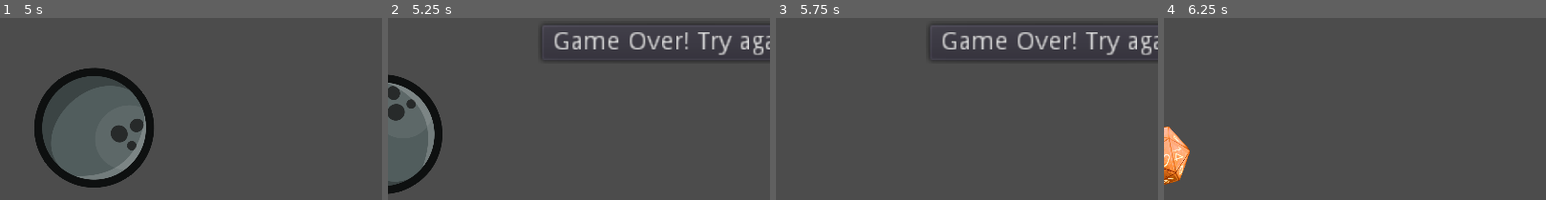
Above: before the commit, frames 1-4 (left to right).
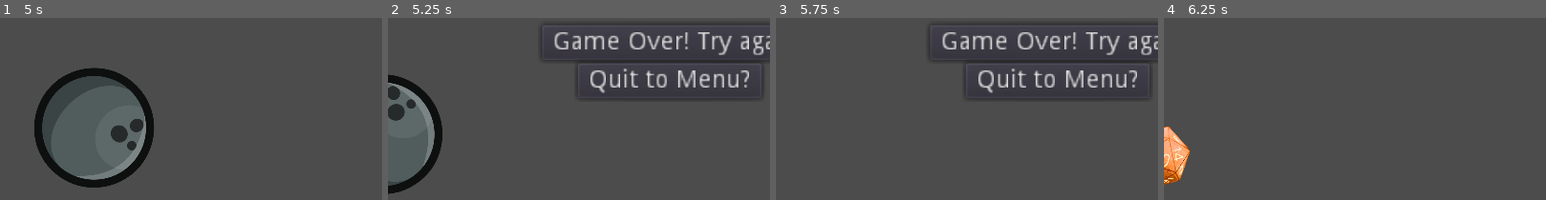
Above: after the commit, the same moments.

Repository: Loupine/DiceRoll2D
Game: Godot game, scene res://World/World.tscn
Same seed, same stepped clock (60 frames per second), same inputs: the game is played once before the commit and once after it.
Inputs:
- Up to frame 1 (5 s): hold Space (jump) 0.53-1.28 s; tap Space (jump) at 1.35, 1.52, 1.82, 2.85, 3.02, 3.32, 4.35, 4.52, 4.82 s; hold Space (jump) 2.03-2.78 s; hold Space (jump) 3.53-4.28 s
- Up to frame 2 (5.25 s): hold Space (jump) from 5.03 s (still down)
- Up to frame 3 (5.75 s): keep holding Space (jump)
- Up to frame 4 (6.25 s): release Space (jump) at 5.75 s; click "Game Over! Try again?" at 5.75 s
The pictures show only the part of the screen within x 11-61%, y 50-100%; the shares and areas given below are measured in that part.

Frame 1 is identical in both runs. In frame 2, 1.7% of the frame differs, in the area x 49-98%, y 27-45%; in frame 3, 1.7%; in frame 4, nothing differs.

Commit message:
Add main menu and add menu button to world

Diff:
--- /dev/null
+++ b/project/MainMenu/MainMenu.gd
@@ -0,0 +1,7 @@
+extends Control
+
+
+
+
+func _on_PlayButton_pressed()-> void:
+	var _ignored := get_tree().change_scene("res://World/World.tscn")
--- /dev/null
+++ b/project/MainMenu/MainMenu.tscn
@@ -0,0 +1,35 @@
+[gd_scene load_steps=2 format=2]
+
+[ext_resource path="res://MainMenu/MainMenu.gd" type="Script" id=1]
+
+[node name="MainMenu" type="Control"]
+anchor_right = 1.0
+anchor_bottom = 1.0
+script = ExtResource( 1 )
+
+[node name="PlayButton" type="Button" parent="."]
+margin_left = 577.0
+margin_top = 316.0
+margin_right = 617.0
+margin_bottom = 336.0
+rect_scale = Vector2( 3, 3 )
+text = "Roll!"
+
+[node name="Title" type="Label" parent="."]
+margin_left = 534.0
+margin_top = 153.0
+margin_right = 587.0
+margin_bottom = 167.0
+rect_scale = Vector2( 4, 4 )
+text = "DiceRoll"
+
+[node name="ControlsLabel" type="Label" parent="."]
+margin_left = 1.0
+margin_top = 530.0
+margin_right = 427.0
+margin_bottom = 560.0
+rect_scale = Vector2( 3, 3 )
+text = "Press space to jump!"
+align = 1
+
+[connection signal="pressed" from="PlayButton" to="." method="_on_PlayButton_pressed"]
--- a/project/World/World.gd
+++ b/project/World/World.gd
@@ -7,10 +7,11 @@
 onready var ball_obstacle_preload := preload("res://Obstacles/BallObstacle.tscn")
 onready var obstacle_spawn_timer := get_node("ObstacleSpawnTimer")
 onready var restart_button := get_node("RestartButton")
+onready var menu_button := get_node("MenuButton")
 onready var score_label := get_node("ScoreLabel")
 
 
-func _process(_delta):
+func _process(_delta)-> void:
 	if player_died == false:
 		score += 1
 		score_label.text = String(score)
@@ -24,8 +25,13 @@
 
 func _on_Player_player_died()-> void:
 	restart_button.rect_position.x = 400
+	menu_button.rect_position.x = 460
 	player_died = true
 
 
 func _on_RestartButton_pressed()-> void:
 	var _ignored := get_tree().reload_current_scene()
+
+
+func _on_MenuButton_pressed()-> void:
+	var _ignored := get_tree().change_scene("res://MainMenu/MainMenu.tscn")
--- a/project/World/World.tscn
+++ b/project/World/World.tscn
@@ -42,6 +42,14 @@
 rect_scale = Vector2( 3, 3 )
 text = "Game Over! Try again?"
 
+[node name="MenuButton" type="Button" parent="."]
+margin_left = -720.0
+margin_top = 381.0
+margin_right = -617.0
+margin_bottom = 401.0
+rect_scale = Vector2( 3, 3 )
+text = "Quit to Menu?"
+
 [node name="ScoreLabel" type="Label" parent="."]
 margin_left = 550.0
 margin_top = 4.0
@@ -55,3 +63,4 @@
 [connection signal="player_died" from="Player" to="." method="_on_Player_player_died"]
 [connection signal="timeout" from="ObstacleSpawnTimer" to="." method="_on_ObstacleSpawnTimer_timeout"]
 [connection signal="pressed" from="RestartButton" to="." method="_on_RestartButton_pressed"]
+[connection signal="pressed" from="MenuButton" to="." method="_on_MenuButton_pressed"]
